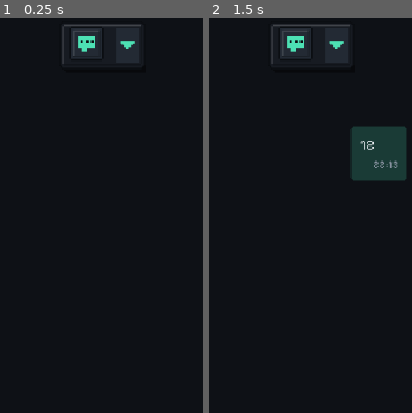
Above: before the commit, frames 1-2 (left to right).
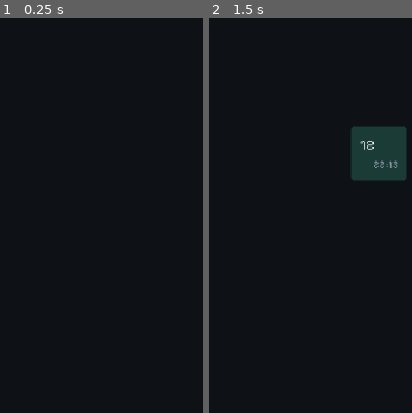
Above: after the commit, the same moments.

Repository: goodview-software/pocket-chat
Game: Godot game, scene res://boot.tscn
Same seed, same stepped clock (60 frames per second), same inputs: the game is played once before the commit and once after it.
Inputs (mouse positions are % of the whole screen's width and height, from its top left):
- Up to frame 1 (0.25 s): no input
- Up to frame 2 (1.5 s): click (50, 96) at 0.52 s; type "12" at 0.6 s; tap Enter (ui_accept) at 1.25 s; move the mouse to (50, 50) at 1.27 s; hold Right from 1.28 s (still down); tap Tab at 1.35 s; click (50, 50) at 1.42 s
The pictures show only the part of the screen within x 49-99%, y 0-50%; the shares and areas given below are measured in that part.

The runs differ from the first frame. In frame 1, 2.4% of the frame differs, in the area x 30-70%, y 1-12%; in frame 2, 2.4%.

Commit message:
HUD overlay pixel art en haut à droite : personnages en ligne, déploiement, ouverture du chat, bulle de notification
Co-Authored-By: Claude Sonnet 5.5 <noreply@anthropic.com>

Diff:
--- a/hud.gd
+++ b/hud.gd
@@ -34,6 +34,7 @@
 	transparent_bg = true
 	unfocusable = true
 	transient = false
+	force_native = true
 	exclusive = false
 	wrap_controls = false
 	cv = Control.new()
--- a/main.gd
+++ b/main.gd
@@ -428,6 +428,7 @@
 	var want := hud_on and not is_android and test_role == "" and DisplayServer.get_name() != "headless"
 	if want and hud == null:
 		hud = preload("res://hud.gd").new()
+		hud.visible = false
 		add_child(hud)
 		hud.setup(self)
 	elif not want and hud != null:
